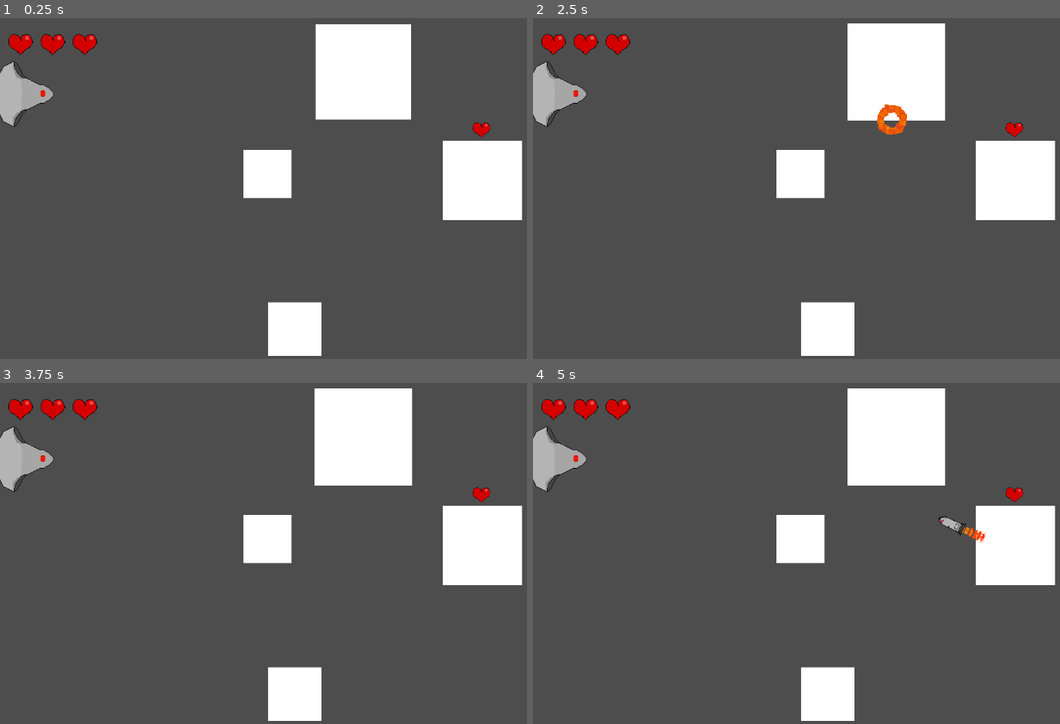
Above: before the commit, frames 1-4 (two rows, left to right).
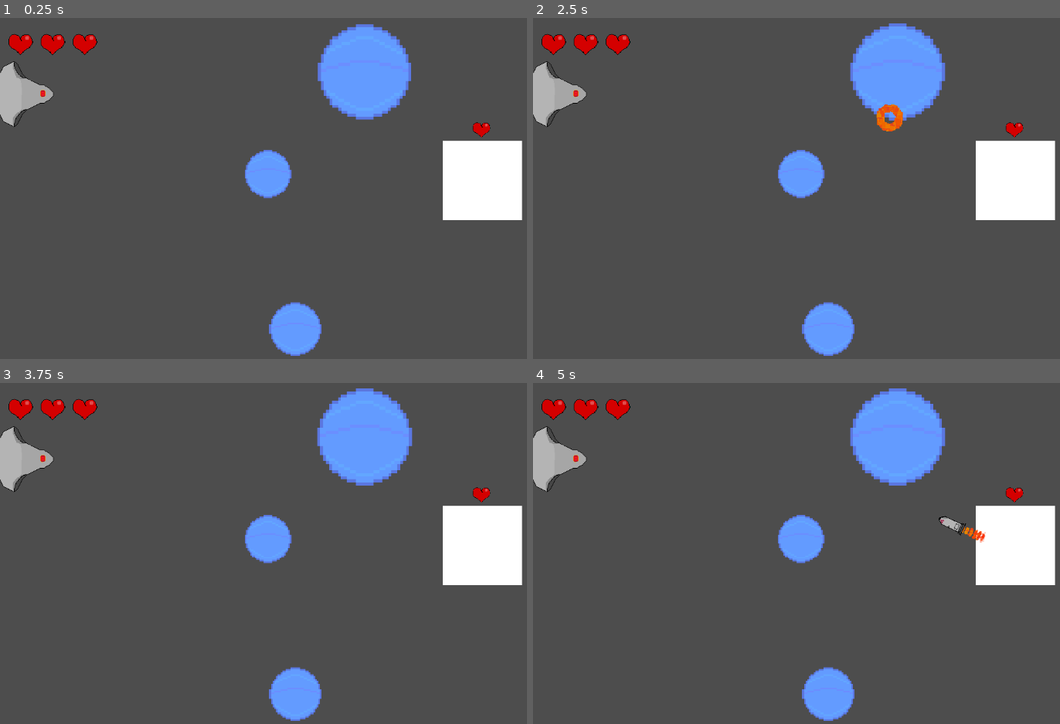
Above: after the commit, the same moments.

Repository: farkon00/GMTK2024
Game: Godot game, scene res://Main.tscn
The game is run twice, just before and just after one commit, with the same random seed, the same clock (stepped at 60 frames per second) and the same inputs.
Inputs (mouse positions are in pixels of both pictures, inside the frame that each line leads up to):
- Up to frame 1 (0.25 s): no input
- Up to frame 2 (2.5 s): tap Enter at 0.5 s; move the mouse to (975, 168) at 0.52 s; click (975, 168) at 0.67 s; move the mouse to (717, 202) at 1.27 s; click (717, 202) at 1.42 s; move the mouse to (901, 110) at 2.02 s; click (901, 110) at 2.17 s
- Up to frame 3 (3.75 s): move the mouse to (279, 621) at 2.77 s; click (279, 621) at 2.92 s; tap Space at 3.5 s; move the mouse to (495, 601) at 3.52 s; click (495, 601) at 3.67 s
- Up to frame 4 (5 s): move the mouse to (654, 498) at 4.27 s; click (654, 498) at 4.42 s

The runs differ from the first frame. In frame 1, 8.0% of the frame differs, in the area x 46-79%, y 1-100%; in frame 2, 8.3%; in frame 3, 8.2%; in frame 4, 8.2%.

Commit message:
Added a planet sprite

Diff:
--- a/Nodes/planet.tscn
+++ b/Nodes/planet.tscn
@@ -1,28 +1,31 @@
-[gd_scene load_steps=3 format=3 uid="uid://bsbnxtfkejl3e"]
+[gd_scene load_steps=5 format=3 uid="uid://bsbnxtfkejl3e"]
 
 [ext_resource type="Script" path="res://Scripts/Planet.gd" id="1_w87ub"]
+[ext_resource type="Texture2D" uid="uid://50fmevshjpnp" path="res://Textures/Planets/Planet1.png" id="2_wj3dj"]
 
-[sub_resource type="RectangleShape2D" id="RectangleShape2D_3hqci"]
-size = Vector2(39.6148, 40.0182)
+[sub_resource type="CircleShape2D" id="CircleShape2D_h14tf"]
+radius = 19.7538
+
+[sub_resource type="CircleShape2D" id="CircleShape2D_cperb"]
+radius = 19.575
 
 [node name="Planet" type="StaticBody2D"]
 position = Vector2(607, 108)
 script = ExtResource("1_w87ub")
 
 [node name="CollisionShape2D" type="CollisionShape2D" parent="."]
-position = Vector2(0.0910645, 0.0273132)
-shape = SubResource("RectangleShape2D_3hqci")
+position = Vector2(0.270142, 0.0273132)
+shape = SubResource("CircleShape2D_h14tf")
 
-[node name="ColorRect" type="ColorRect" parent="."]
-offset_left = -20.3097
-offset_top = -20.4007
-offset_right = 19.6903
-offset_bottom = 19.5993
+[node name="Sprite2D" type="Sprite2D" parent="."]
+position = Vector2(0.5, 0)
+scale = Vector2(0.0121875, 0.0125)
+texture = ExtResource("2_wj3dj")
 
 [node name="Area2D" type="Area2D" parent="."]
 
 [node name="CollisionShape2D" type="CollisionShape2D" parent="Area2D"]
-position = Vector2(0.0910645, 0.0273132)
-shape = SubResource("RectangleShape2D_3hqci")
+position = Vector2(0.449219, 0.0273132)
+shape = SubResource("CircleShape2D_cperb")
 
 [connection signal="body_entered" from="Area2D" to="." method="_on_area_2d_body_entered"]
--- a/Scripts/Planet.gd
+++ b/Scripts/Planet.gd
@@ -10,10 +10,10 @@
 var laser_state: int = 0
 
 func get_force_vector(pos: Vector2):
-    return G * mass / (position - pos).length_squared() * (position - pos).normalized()
+	return G * mass / (position - pos).length_squared() * (position - pos).normalized()
 
 func _process(delta):
-    if GameManager.instance.is_game_stopped: return
-    mass += laser_speed * delta * laser_state
-    mass = min(max(mass, mass_min), mass_max)
-    scale = Vector2(1, 1) * sqrt(mass / density)
+	if GameManager.instance.is_game_stopped: return
+	mass += laser_speed * delta * laser_state
+	mass = min(max(mass, mass_min), mass_max)
+	scale = Vector2(1, 1) * sqrt(mass / density)
Binary file added: Textures/Planets/Planet1.png
Not shown, added: Textures/Planets/Planet1.png.import
Not shown, added: Textures/Planets/Planet1.png~
